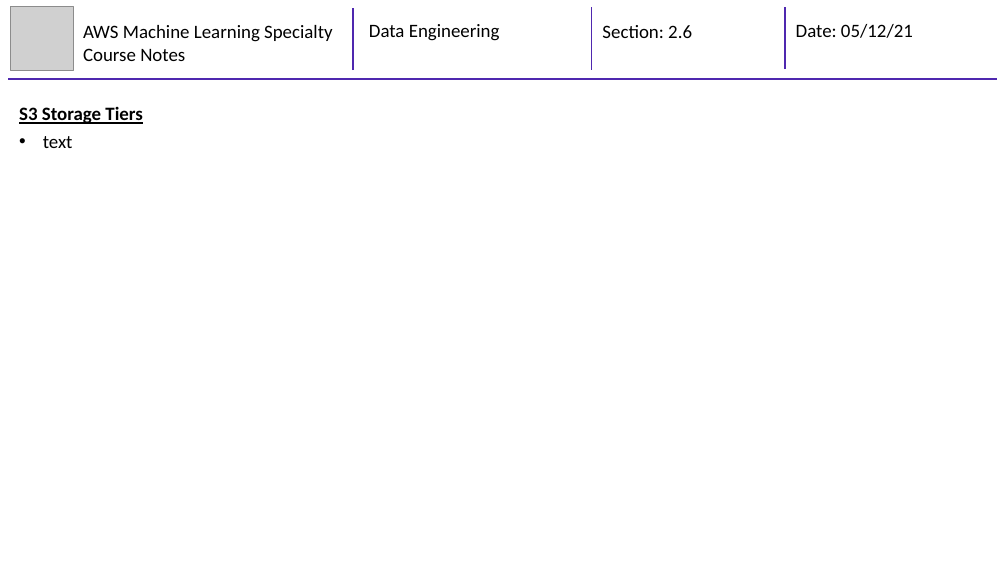
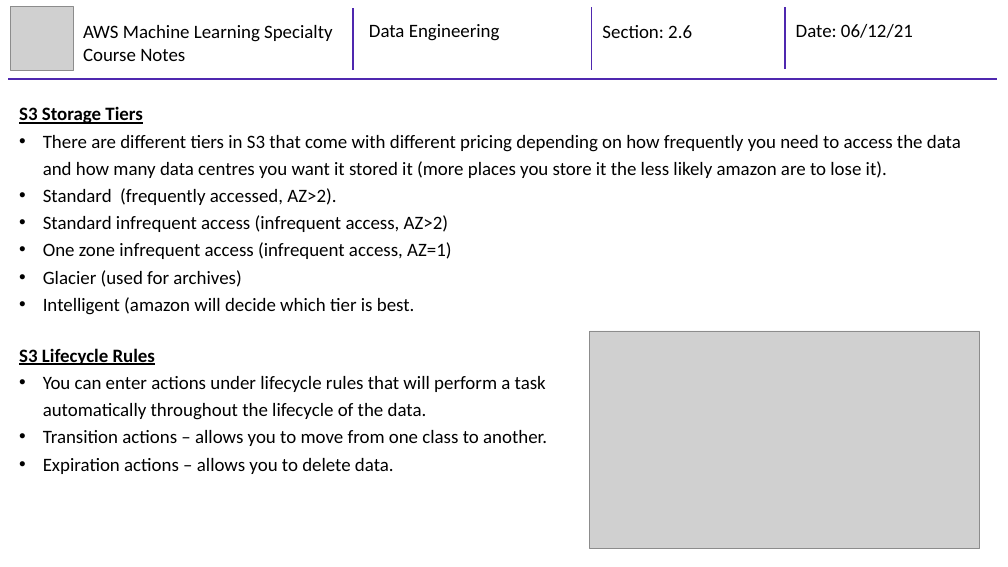
Before and after one commit to mhaythornthwaite/Testing_ML_Algorithms, a slide deck: slide 2 of AWS Machine Learning Specialty/Course Notes/2_MJH_Data_Engineering_Course_Notes.pptx. Drawn at 1008x567 pixels with LibreOffice and Linux fonts; fonts in the diff are those of the drawing; grey boxes stand for pictures. Boxes give left, top, right and bottom in pixels: in the first picture for what was removed or moved away, otherwise in the second. Text is boxed around its words. In the diff, an @@ line names an element or a change of style, - is before the commit and + after.

```diff
--- a/AWS Machine Learning Specialty/Course Notes/2_MJH_Data_Engineering_Course_Notes.pptx
+++ b/AWS Machine Learning Specialty/Course Notes/2_MJH_Data_Engineering_Course_Notes.pptx
@@ text at bbox=[796, 24, 913, 38]: text changed @@
-Date: 05/12/21
+Date: 06/12/21
@@ text at bbox=[43, 135, 961, 315]: text changed @@
-• text
+• There are different tiers in S3 that come with different pricing depending on how frequently you need to access the data and how many data centres you want it stored it (more places you store it the less likely amazon are to lose it).
+• Standard (frequently accessed, AZ>2).
+• Standard infrequent access (infrequent access, AZ>2)
+• One zone infrequent access (infrequent access, AZ=1)
+• Glacier (used for archives)
+• Intelligent (amazon will decide which tier is best.
@@ text added at bbox=[19, 348, 547, 474], 18 pt, text #000000 @@
+S3 Lifecycle Rules
+• You can enter actions under lifecycle rules that will perform a task automatically throughout the lifecycle of the data.
+• Transition actions – allows you to move from one class to another.
+• Expiration actions – allows you to delete data.
@@ picture added at bbox=[590, 331, 980, 549] @@
```
Also in this commit, not shown: 3 slides added.
